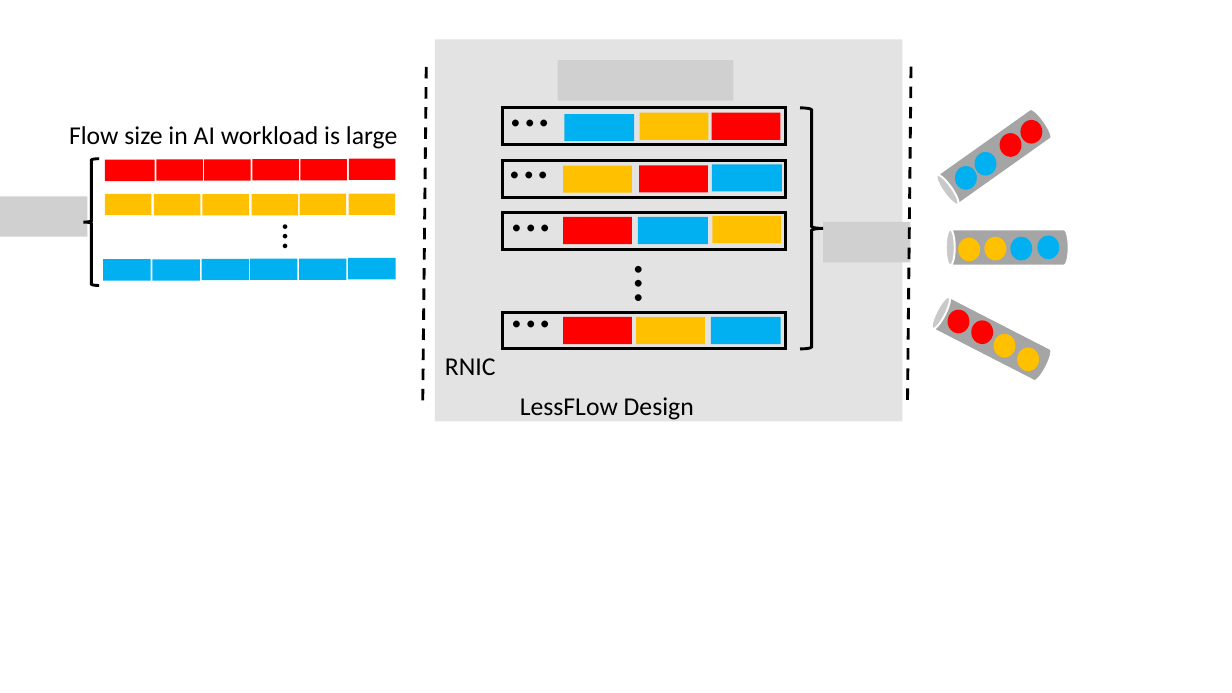
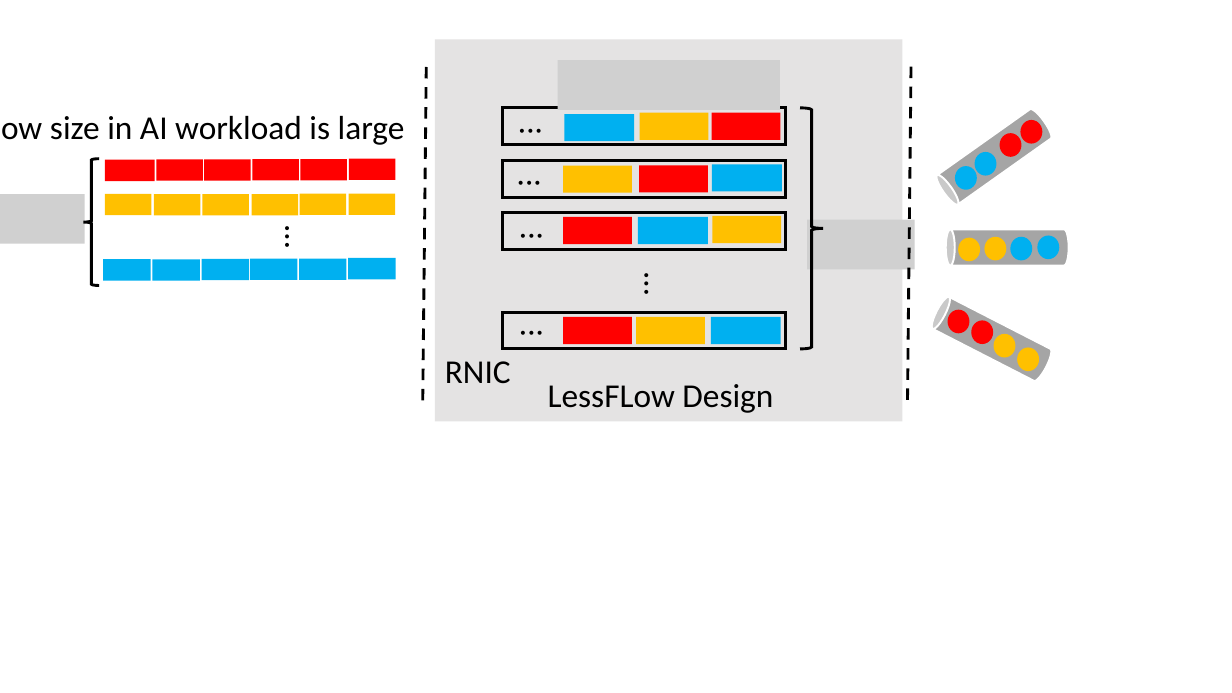
Before and after one commit to caopeirui/app.diagrams.net, a slide deck: slide 3 of lessflow/LessFlow_details.pptx (slide 1 before the commit). Drawn at 1232x693 pixels with LibreOffice and Linux fonts; fonts in the diff are those of the drawing; grey boxes stand for pictures. Boxes give left, top, right and bottom in pixels: in the first picture for what was removed or moved away, otherwise in the second. Text is boxed around its words. In the diff, an @@ line names an element or a change of style, - is before the commit and + after.

```diff
--- a/lessflow/LessFlow_details.pptx
+++ b/lessflow/LessFlow_details.pptx
@@ picture: place and size @@
-picture at <box>557,60,733,101</box>
+picture at <box>557,60,780,110</box>
@@ text "Flow size in AI workload ...": place and size @@
-text "Flow size in AI workload ..." at <box>69,126,397,149</box>
+text "Flow size in AI workload ..." at <box>50,116,405,145</box>
@@ text "…": place and size @@
-text "…" at <box>501,104,559,181</box>
+text "…" at <box>509,118,551,168</box>
@@ size 44 to 26 pt in 5 elements at <box>633,264,683,305</box>, <box>510,319,552,369</box>, <box>510,223,552,273</box>, <box>509,118,551,168</box>, <box>507,170,549,220</box> @@
@@ text "…": place and size @@
-text "…" at <box>500,155,558,233</box>
+text "…" at <box>507,170,549,220</box>
@@ picture: place and size @@
-picture at <box>0,196,87,237</box>
+picture at <box>0,194,84,244</box>
@@ text "…" at <box>273,217,323,258</box>: size 30 to 26 pt @@
@@ text "…": place and size @@
-text "…" at <box>502,208,560,286</box>
+text "…" at <box>510,223,552,273</box>
@@ picture: place and size @@
-picture at <box>823,222,911,262</box>
+picture at <box>807,220,914,270</box>
@@ text "…": place and size @@
-text "…" at <box>619,256,696,314</box>
+text "…" at <box>633,264,683,305</box>
@@ text "…": place and size @@
-text "…" at <box>502,305,560,383</box>
+text "…" at <box>510,319,552,369</box>
@@ size 20 to 26 pt in 3 elements at <box>445,361,511,383</box>, <box>50,116,405,145</box>, <box>548,384,773,413</box> @@
@@ text "LessFLow Design": place and size @@
-text "LessFLow Design" at <box>520,397,694,420</box>
+text "LessFLow Design" at <box>548,384,773,413</box>
```
Also in this commit, not shown: 2 slides added, 1 other file.
